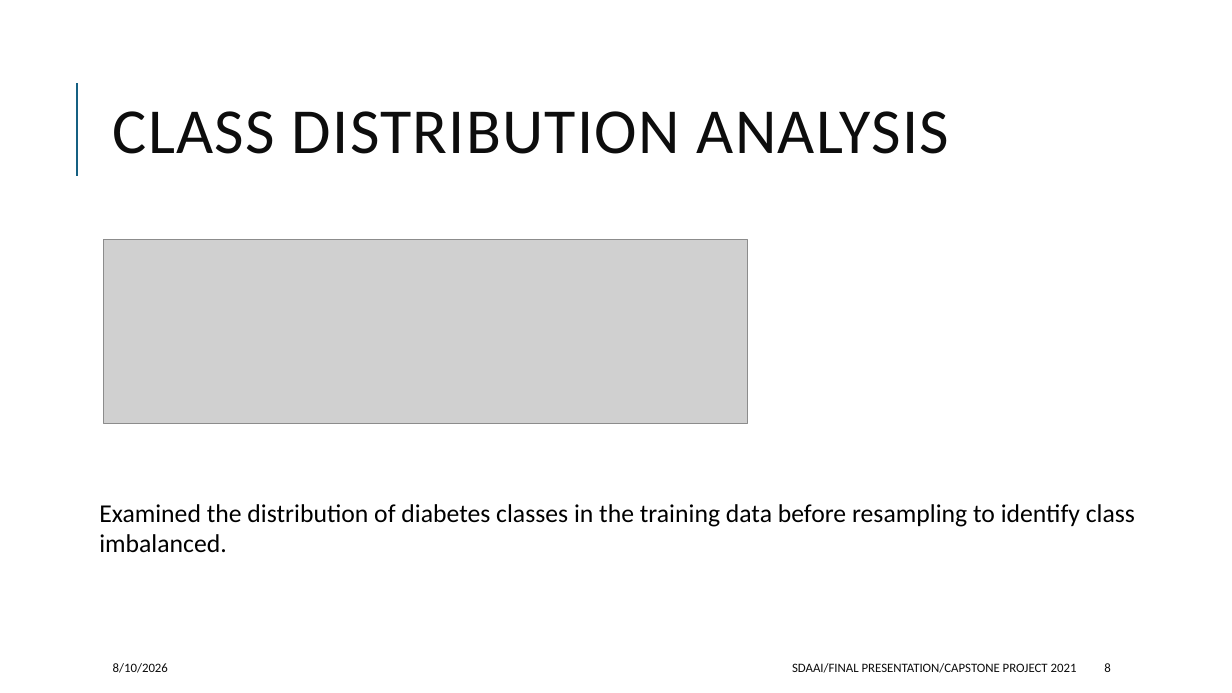
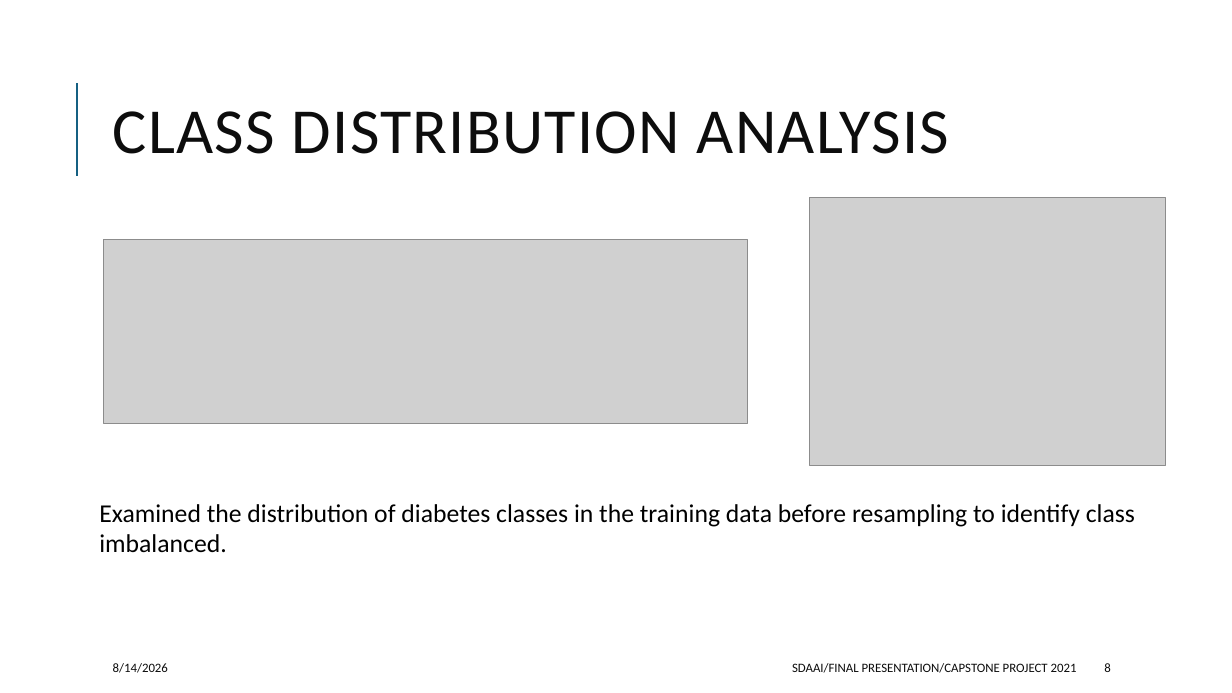
Before and after one commit to jeffwongqy/Streamlit-Based-Diabetes-Risk-Classification-Using-Machine-Learning, a slide deck: slide 8 of final_presentation.pptx. Drawn at 1232x693 pixels with LibreOffice and Linux fonts; fonts in the diff are those of the drawing; grey boxes stand for pictures. Boxes give left, top, right and bottom in pixels: in the first picture for what was removed or moved away, otherwise in the second. Text is boxed around its words. In the diff, an @@ line names an element or a change of style, - is before the commit and + after.

```diff
--- a/final_presentation.pptx
+++ b/final_presentation.pptx
@@ picture added at (x1=810, y1=198, x2=1166, y2=465) @@
@@ text at (x1=113, y1=663, x2=168, y2=673): text changed @@
-8/10/2026
+8/14/2026
```
Also in this commit, not shown: 14 other slides changed, 4 slides added, 2 other files.
